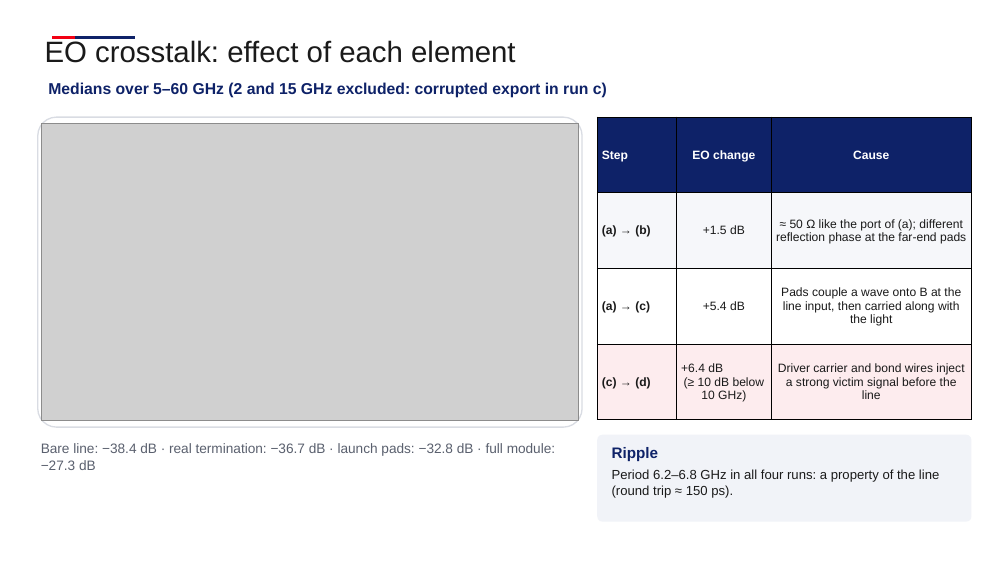
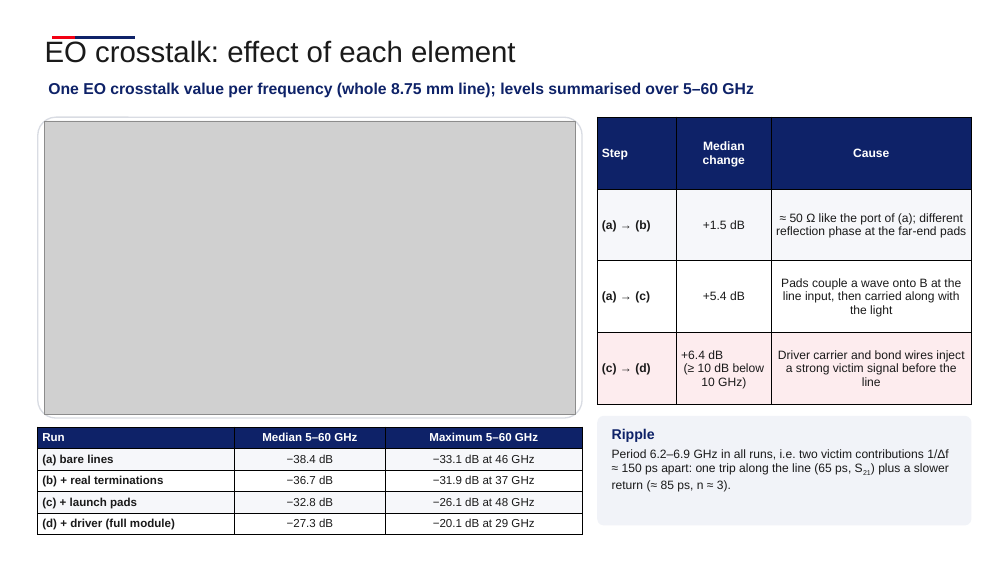
Before and after one commit to andreimuresian/claude, a slide deck: slide 8 of docs/cst/xtalk/Istanbul_EO_crosstalk.pptx (slide 9 before the commit). Drawn at 1008x567 pixels with LibreOffice and Linux fonts; fonts in the diff are those of the drawing; grey boxes stand for pictures; background and template pictures are left out. Boxes give left, top, right and bottom in pixels: in the first picture for what was removed or moved away, otherwise in the second. Text is boxed around its words. In the diff, an @@ line names an element or a change of style, - is before the commit and + after.

```diff
--- a/docs/cst/xtalk/Istanbul_EO_crosstalk.pptx
+++ b/docs/cst/xtalk/Istanbul_EO_crosstalk.pptx
@@ text at [48, 82, 753, 98]: text changed @@
-Medians over 5–60 GHz (2 and 15 GHz excluded: corrupted export in run c)
+One EO crosstalk value per frequency (whole 8.75 mm line); levels summarised over 5–60 GHz
@@ rounded rectangle: place and size @@
-rounded rectangle at [38, 117, 582, 427]
+rounded rectangle at [38, 117, 582, 418]
@@ table at [597, 117, 972, 405] @@
-row 1, column 2: EO change
+row 1, column 2: Median change
@@ picture: place and size @@
-picture at [42, 124, 578, 420]
+picture at [45, 121, 575, 414]
@@ rounded rectangle: place and size @@
-rounded rectangle at [597, 435, 972, 522]
+rounded rectangle at [597, 416, 972, 526]
@@ table added at [38, 427, 582, 534], 5 rows, 3 columns @@
+Run | Median 5–60 GHz | Maximum 5–60 GHz
+(a) bare lines | −38.4 dB | −33.1 dB at 46 GHz
+(b) + real terminations | −36.7 dB | −31.9 dB at 37 GHz
+(c) + launch pads | −32.8 dB | −26.1 dB at 48 GHz
+(d) + driver (full module) | −27.3 dB | −20.1 dB at 29 GHz
@@ text removed at [41, 443, 555, 470] @@
-Bare line: −38.4 dB · real termination: −36.7 dB · launch pads: −32.8 dB · full module: −27.3 dB
@@ text "Ripple": place and size @@
-text "Ripple" at [612, 447, 939, 498]
+text "Ripple" at [612, 428, 949, 491]
@@ text at [612, 449, 949, 491]: text changed; size 12.5 to 11.5 pt @@
-Period 6.2–6.8 GHz in all four runs: a property of the line (round trip ≈ 150 ps).
+Period 6.2–6.9 GHz in all runs, i.e. two victim contributions 1/Δf ≈ 150 ps apart: one trip along the line (65 ps, S21) plus a slower return (≈ 85 ps, n ≈ 3).
@@ text at [612, 428, 655, 442]: size 14.5 to 13.5 pt in "Ripple" @@
```
Also in this commit, not shown: 4 other slides changed, 4 slides added, 5 slides removed, 1 other file.
